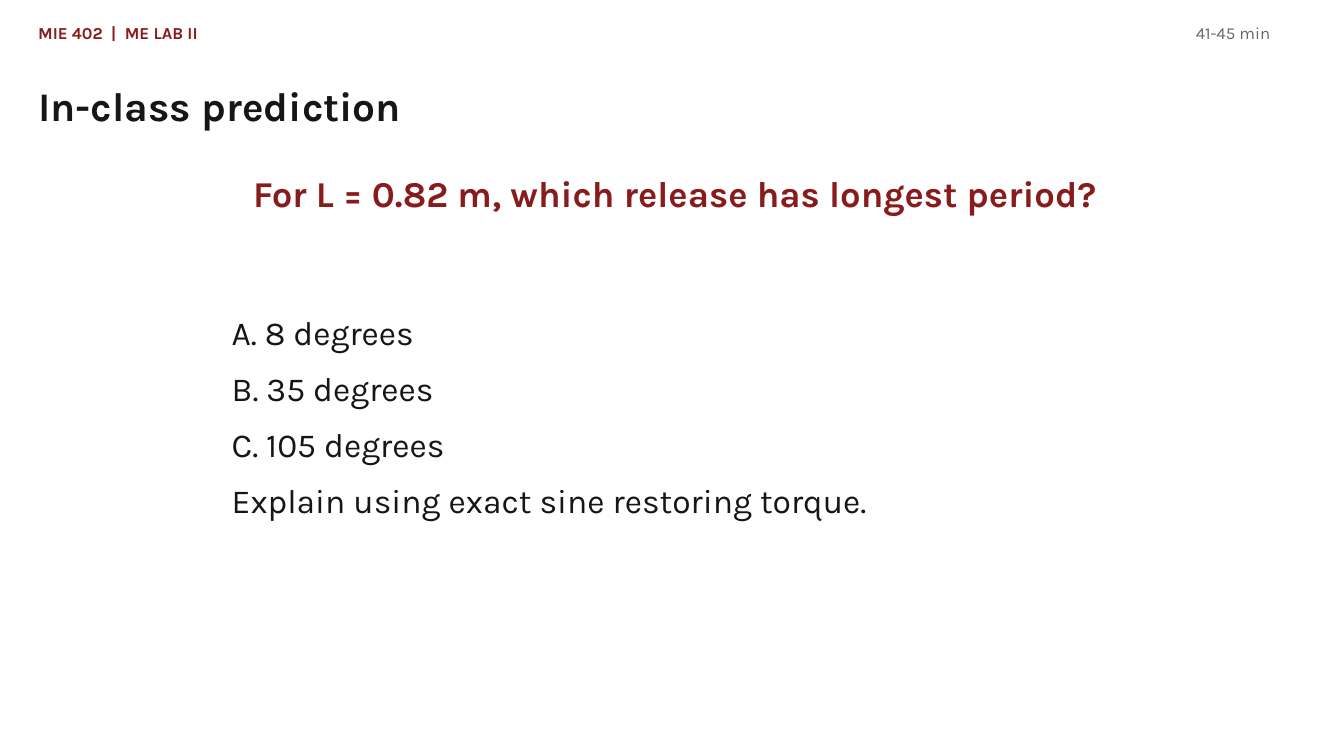
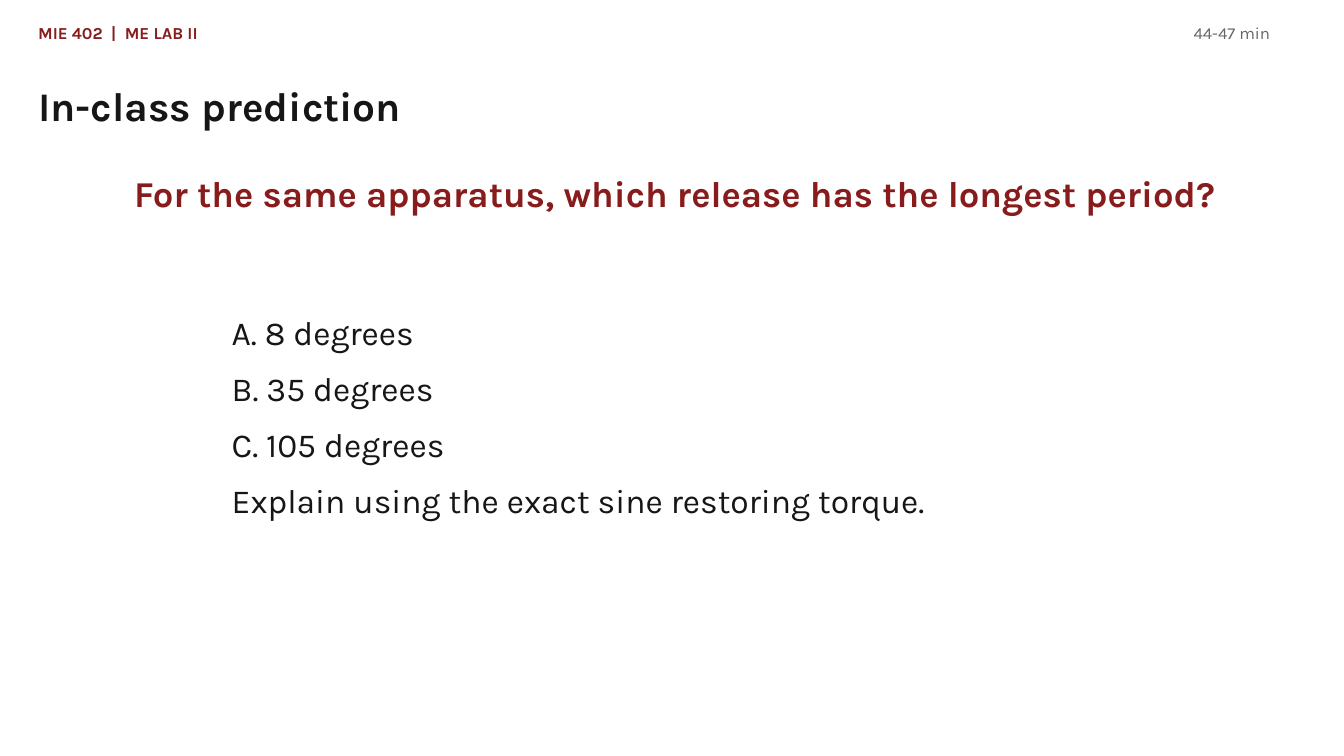
Before and after one commit to Ehsan-Roohi/MIE402-Lab, a slide deck: slide 21 of site/docs/MIE402_Lecture03_Single_Pendulum_PreLab2_Fall2026.pptx (slide 20 before the commit). Drawn at 1344x756 pixels with LibreOffice and Linux fonts; fonts in the diff are those of the drawing. Boxes give left, top, right and bottom in pixels: in the first picture for what was removed or moved away, otherwise in the second. Text is boxed around its words. In the diff, an @@ line names an element or a change of style, - is before the commit and + after.

```diff
--- a/site/docs/MIE402_Lecture03_Single_Pendulum_PreLab2_Fall2026.pptx
+++ b/site/docs/MIE402_Lecture03_Single_Pendulum_PreLab2_Fall2026.pptx
@@ text at [1194,27,1270,39]: text changed @@
-41-45 min
+44-47 min
@@ text at [134,181,1214,216]: text changed @@
-For L = 0.82 m, which release has longest period?
+For the same apparatus, which release has the longest period?
@@ text at [232,490,924,521]: text changed @@
-Explain using exact sine restoring torque.
+Explain using the exact sine restoring torque.
```
Also in this commit, not shown: 18 other slides changed, 2 slides added, 1 slide removed, 7 other files.
